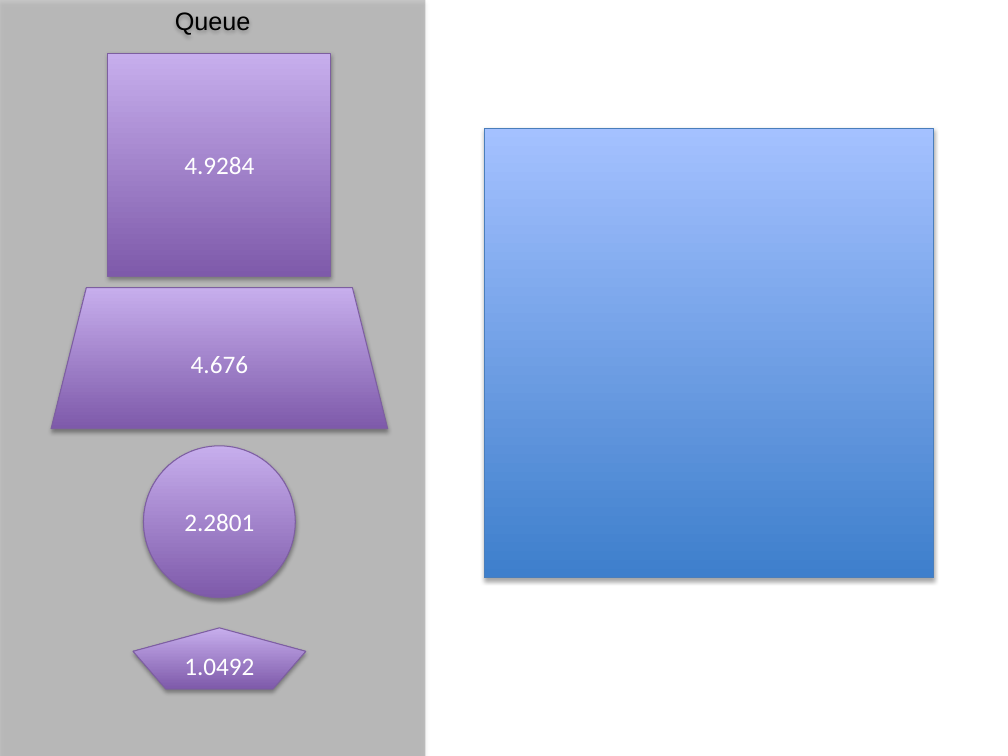
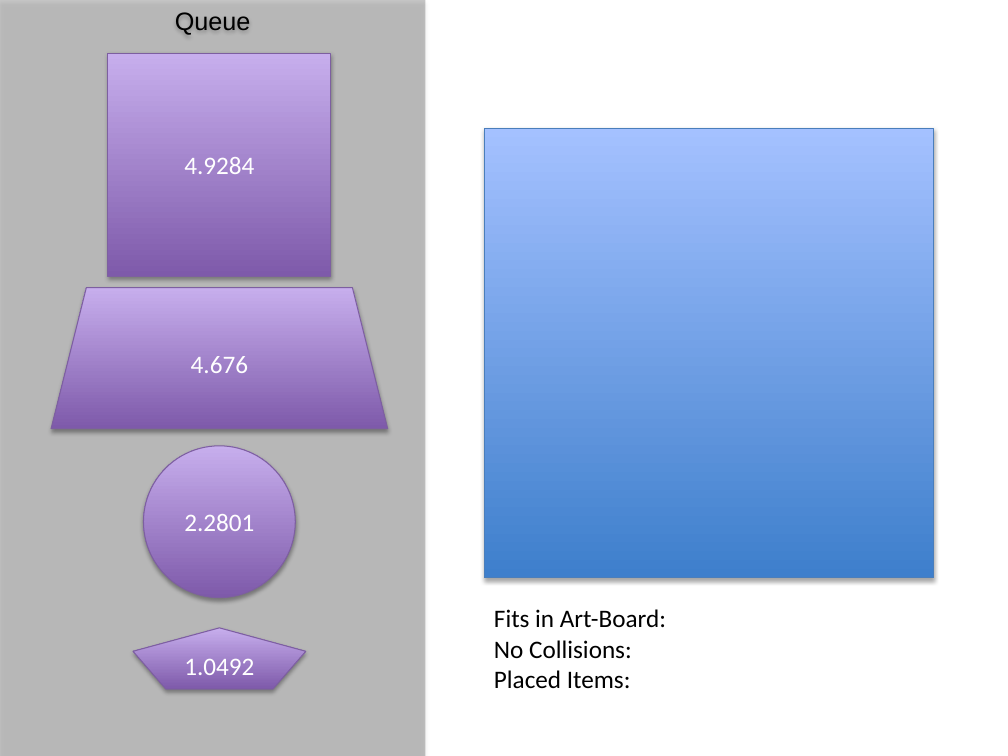
Before and after one commit to StJohn3D/santaCode2014, a slide deck: slide 5 of SantaCode_2014_StJohn.pptx. Drawn at 1008x756 pixels with LibreOffice and Linux fonts; fonts in the diff are those of the drawing. Boxes give left, top, right and bottom in pixels: in the first picture for what was removed or moved away, otherwise in the second. Text is boxed around its words. In the diff, an @@ line names an element or a change of style, - is before the commit and + after.

```diff
--- a/SantaCode_2014_StJohn.pptx
+++ b/SantaCode_2014_StJohn.pptx
@@ text added at <box>494,609,666,689</box>, 18 pt, text #000000 @@
+Fits in Art-Board:
+No Collisions:
+Placed Items:
```
Also in this commit, not shown: 12 other slides changed.
